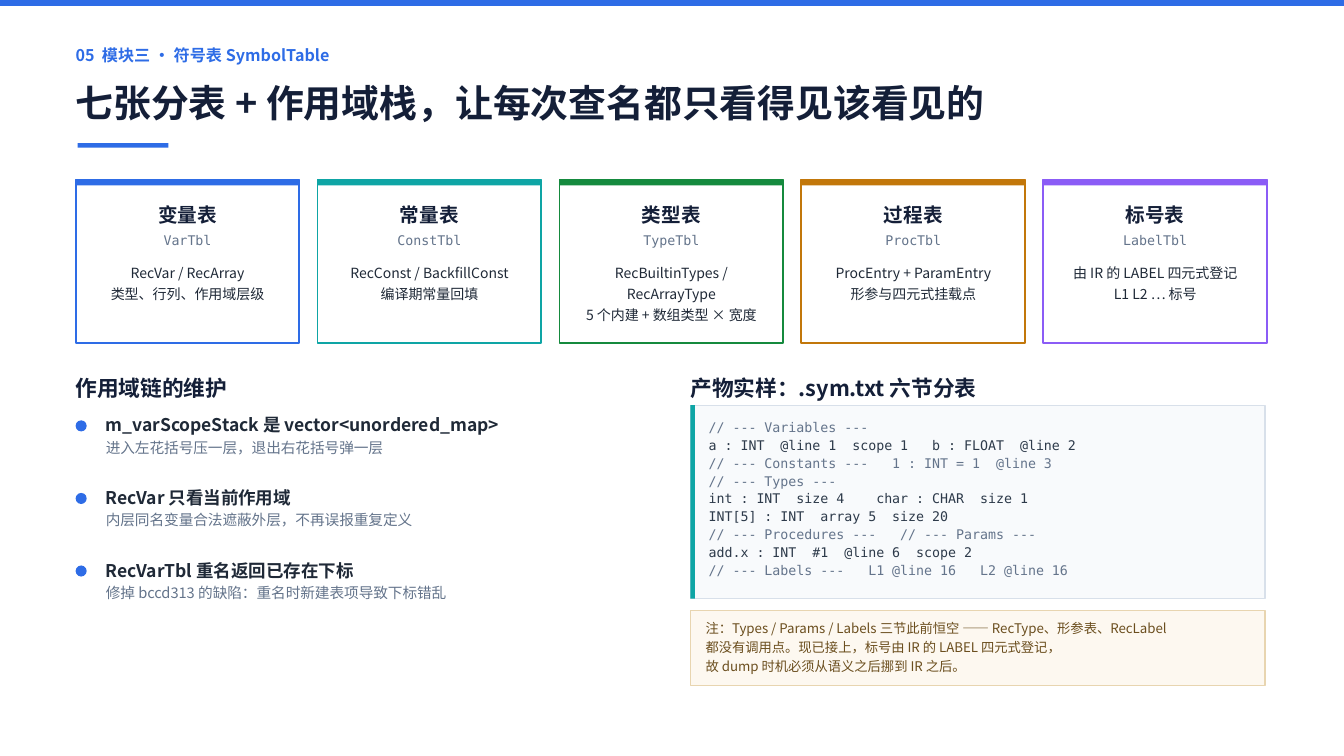
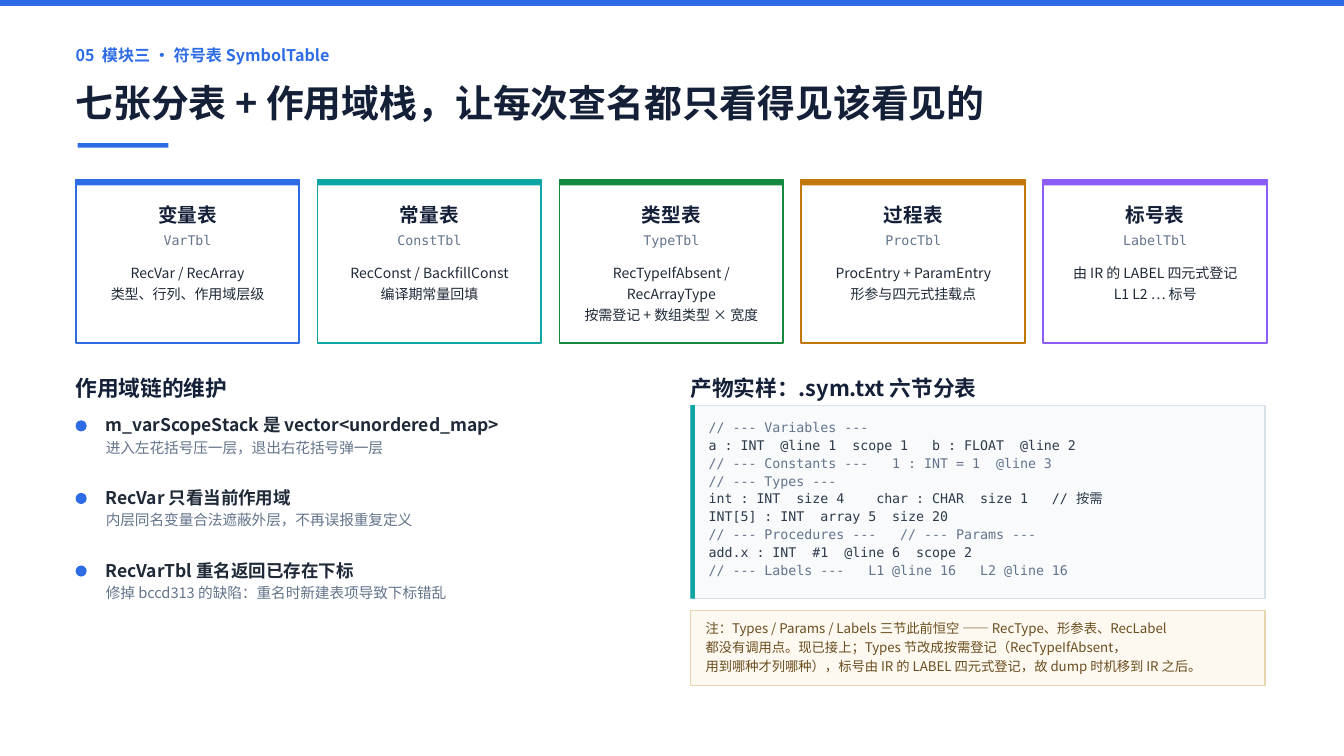
Before and after one commit to 9527-qincheng/MiniCCompiler, a slide deck: slide 6 of docs/MiniC编译器_答辩演示.pptx. Drawn at 1344x756 pixels with LibreOffice and Linux fonts; fonts in the diff are those of the drawing. Boxes give left, top, right and bottom in pixels: in the first picture for what was removed or moved away, otherwise in the second. Text is boxed around its words. In the diff, an @@ line names an element or a change of style, - is before the commit and + after.

Commit message:
feat(sema): void 只能作函数返回类型；类型表改为按需登记
- void v; / void a[3]; / void f(void x) 三种写法现在都报错。拦截点放在
  VisitDecl / VisitArrayDecl / VisitFuncDef 而不是 RecVar —— RecVar 还要承载
  void 函数的函数名（void 函数名就是用 TOKEN_VOID 登记进变量表的）。
  CollectSignatures() 跳过 void 形参，否则同一条错误会连带出一条「实参个数不符」。
- 类型表不再在 Analyze() 入口一次登记 5 个内建类型，改由语义遍历的五个登记点
  （变量 / 数组 / 返回类型 / 形参 / 字面量）调 RecTypeIfAbsent()，用到哪种才登记
  哪种；RecBuiltinTypes() 保留为兼容接口。tests/test.sym.txt 343 → 277 B
  （Types 节 5 行 → 2 行），只用 int 的程序只列 int 一行。
- 新增 tests/symtab_types.mc 与 4 个语义用例（err_void_var / err_void_array /
  err_void_param / ok_void_func），语义用例 32 → 36，symtab 2 → 3 例；
  GUI 语法手册 8.4 由「已知漏洞」改为「已拦截」（ok 36 / no 17 / limit 7 / info 8）。
- 文档同步：interface.md 42 条、验收报告 35 项接口、项目总结、语法支持清单、
  数据结构设计、设计文档、README、6 份个人计划、答辩 PPT（18 页）、项目书（43 页）。
- build.bat test 12 套全绿；-O 一致性 sweep identical=97 skipped=50 diff=0。

```diff
--- a/docs/MiniC编译器_答辩演示.pptx
+++ b/docs/MiniC编译器_答辩演示.pptx
@@ text at [585,266,758,321]: text changed @@
-RecBuiltinTypes / RecArrayType
-5 个内建 + 数组类型 × 宽度
+RecTypeIfAbsent / RecArrayType
+按需登记 + 数组类型 × 宽度
@@ text at [709,492,1103,504]: text changed @@
-int : INT size 4 char : CHAR size 1
+int : INT size 4 char : CHAR size 1 // 按需
@@ text at [706,641,1202,674]: text changed @@
-都没有调用点。现已接上，标号由 IR 的 LABEL 四元式登记，
-故 dump 时机必须从语义之后挪到 IR 之后。
+都没有调用点。现已接上；Types 节改成按需登记（RecTypeIfAbsent，
+用到哪种才列哪种），标号由 IR 的 LABEL 四元式登记，故 dump 时机移到 IR 之后。
```
Also in this commit, not shown: 5 other slides changed, 32 other files.
